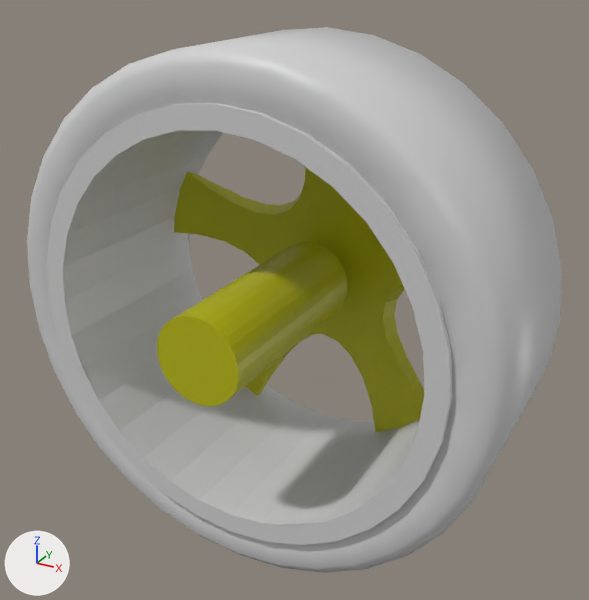
Two versions of the COLLADA model jetduinobot_description/meshes/wheel.dae, one commit apart.
Rendered twice from a camera (50 mm lens) standing at (0.44, -0.77, 0.39) and looking at (0.019, -0.004, 0.007). The axes (+X, +Y, +Z) are drawn at lower left. The lights are the same throughout. Where no turn or scale is listed for an object, it has been applied to the vertices. Vertices at the same position are counted once.

The scene before the commit, as lines of its bpy script (objects in view):
```python
mat_yellow_001 = principled_material('yellow_001')
mat_yellow_001.base_color = (0.64, 0.64, 0.64)  # light grey #d1d1d1
mat_yellow_001.roughness = 0.44
me_cylinder = bpy.data.meshes.new('Cylinder')
me_cylinder.from_pydata(...)  # 192 vertices, 384 faces; spans x -0.3..0.3, y -0.119..0.119, z -0.3..0.3
# faces by material slot: [320, 64]
me_cylinder.materials.append(mat_tire_color)  # light grey #d1d1d1
me_cylinder.materials.append(mat_tread)  # light grey #d1d1d1
me_cylinder_001 = bpy.data.meshes.new('Cylinder.001')
me_cylinder_001.from_pydata(...)  # 162 vertices, 324 faces; spans x -0.25..0.25, y -0.125..0.125, z -0.25..0.25
me_cylinder_001.materials.append(mat_yellow_001)  # light grey #d1d1d1
me_cylinder_003 = bpy.data.meshes.new('Cylinder.003')
me_cylinder_003.from_pydata(...)  # a 32-sided cylinder along y spanning x -0.05..0.05, y -0.125..0.125, z -0.05..0.05
me_cylinder_003.materials.append(mat_material_001)  # yellow #b8b800
me_sphere_001 = bpy.data.meshes.new('Sphere.001')
me_sphere_001.from_pydata(...)  # 578 vertices, 1152 faces; spans x -0.227..0.229, y 0.01..0.06, z -0.214..0.233
# faces by material slot: [1024, 128]
me_sphere_001.materials.append(mat_yellow)  # yellow #b8b800
me_sphere_001.materials.append(mat_dark_yellow)  # yellow #ada336
ob_cylinder = bpy.data.objects.new('Cylinder', me_cylinder)
ob_cylinder.location = (0.0, 0.0, 0.0)
ob_cylinder_001 = bpy.data.objects.new('Cylinder_001', me_cylinder_001)
ob_cylinder_001.location = (0.0, 0.0, 0.0)
ob_cylinder_002 = bpy.data.objects.new('Cylinder_002', me_cylinder_003)
ob_cylinder_002.location = (0.0, -0.05, 0.0)
ob_sphere_001 = bpy.data.objects.new('Sphere_001', me_sphere_001)
ob_sphere_001.location = (0.0, 0.08, 0.0)
```
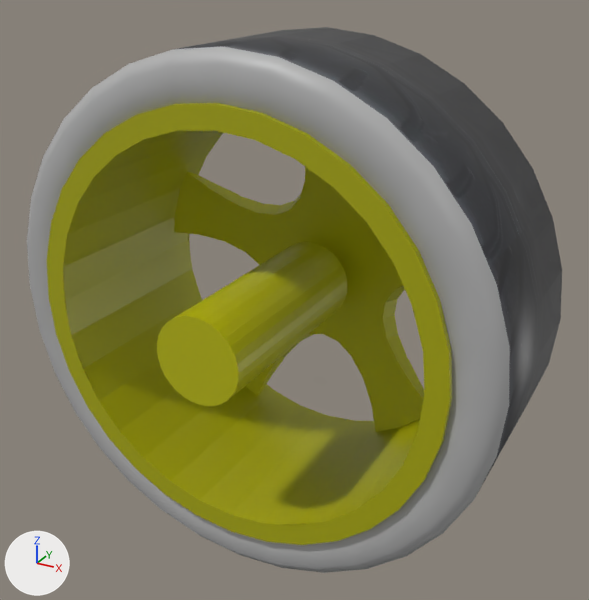
Commit message: trying to get the treads on the wheel.

Changed parts and their boxes (x1, y1, x2, y2) in the pictures (589 x 600 px):
```json
{"object": "Cylinder_001", "change": "recoloured", "before": [47, 103, 452, 545], "after": [47, 103, 452, 545], "on screen": "grey to yellow"}
{"object": "Cylinder_002", "change": "recoloured", "before": [157, 292, 324, 406], "after": [157, 292, 324, 406]}
{"part": 1, "of": "me_cylinder", "change": "recoloured", "before": [27, 47, 510, 573], "after": [27, 47, 510, 573]}
{"part": 2, "of": "me_cylinder", "change": "recoloured", "before": [178, 27, 562, 494], "after": [178, 27, 562, 494]}
```

Scene script edits in JSON lines:
```json
{"op": "add", "block": "img_tire_tread_png", "code": ["img_tire_tread_png = load_image('tire_tread.png', 'tire_tread.png', 1024, 1024, 'sRGB')"]}
{"op": "set", "path": "mat_yellow_001.base_color", "old": "(0.64, 0.64, 0.64)", "new": "(0.48, 0.48, 0.0)", "note": "light grey #d1d1d1 -> yellow #b8b800"}
{"op": "add", "block": "mat_tread_001", "code": ["mat_tread_001 = principled_material('tread_001')", "mat_tread_001.texture = img_tire_tread_png", "mat_tread_001.roughness = 0.44"]}
{"op": "add", "block": "mat_tire_color_001", "code": ["mat_tire_color_001 = principled_material('tire_color_001')", "mat_tire_color_001.base_color = (0.44, 0.44, 0.44)  # grey #b1b1b1", "mat_tire_color_001.roughness = 0.44"]}
{"op": "add", "block": "mat_yellow_003", "code": ["mat_yellow_003 = principled_material('yellow_003')", "mat_yellow_003.base_color = (0.4, 0.4, 0.0)  # yellow #aaaa00", "mat_yellow_003.roughness = 0.44"]}
{"block": "me_cylinder_001", "where": "me_cylinder_001.from_pydata(...)  # 162 vertices, 324 faces; spans x -0.25..0.25, y -0.125..0.125, z -0.25..0.25"}
{"op": "remove", "block": "me_cylinder_001", "code": "me_cylinder_001.materials.append(mat_yellow_001)  # light grey #d1d1d1"}
{"op": "add", "block": "me_cylinder_001", "code": "me_cylinder_001.materials.append(mat_yellow_003)  # yellow #aaaa00"}
{"block": "me_cylinder", "where": "me_cylinder.from_pydata(...)  # 192 vertices, 384 faces; spans x -0.3..0.3, y -0.119..0.119, z -0.3..0.3"}
{"block": "me_cylinder", "where": "# used by ob_cylinder; location = (0.0, 0.0, 0.0)"}
{"block": "me_cylinder", "change": "me_cylinder part 1: all 320 faces that had it switch from mat_tire_color (light grey #d1d1d1) to mat_tire_color_001 (grey #b1b1b1)"}
{"block": "me_cylinder", "change": "me_cylinder part 2: all 64 faces that had it switch from mat_tread (light grey #d1d1d1) to mat_tread_001 (picture img_tire_tread_png)"}
{"block": "me_cylinder_003", "where": "me_cylinder_003.from_pydata(...)  # 64 vertices, 124 faces; spans x -0.05..0.05, y -0.125..0.125, z -0.05..0.05"}
{"op": "remove", "block": "me_cylinder_003", "code": "me_cylinder_003.materials.append(mat_material_001)  # yellow #b8b800"}
{"op": "add", "block": "me_cylinder_003", "code": "me_cylinder_003.materials.append(mat_yellow_001)  # yellow #b8b800"}
```
